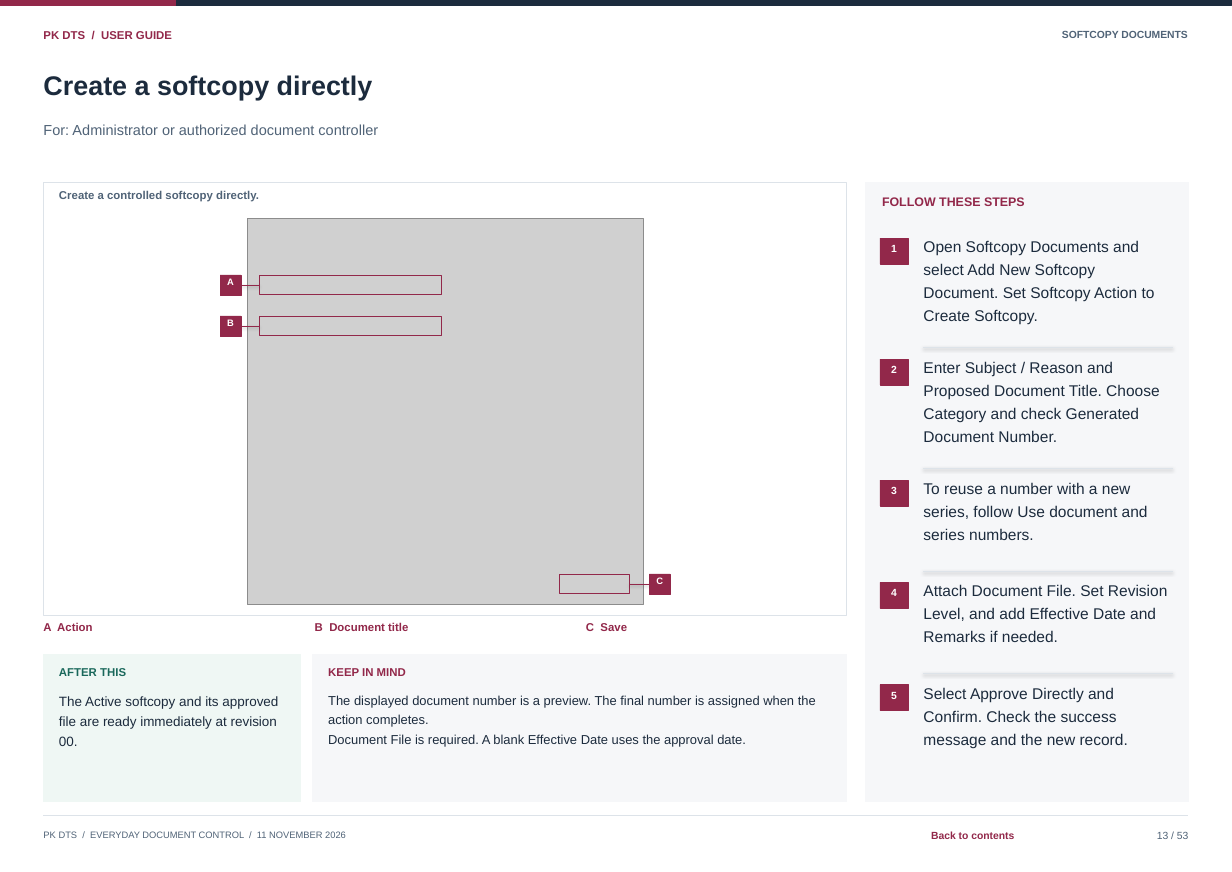
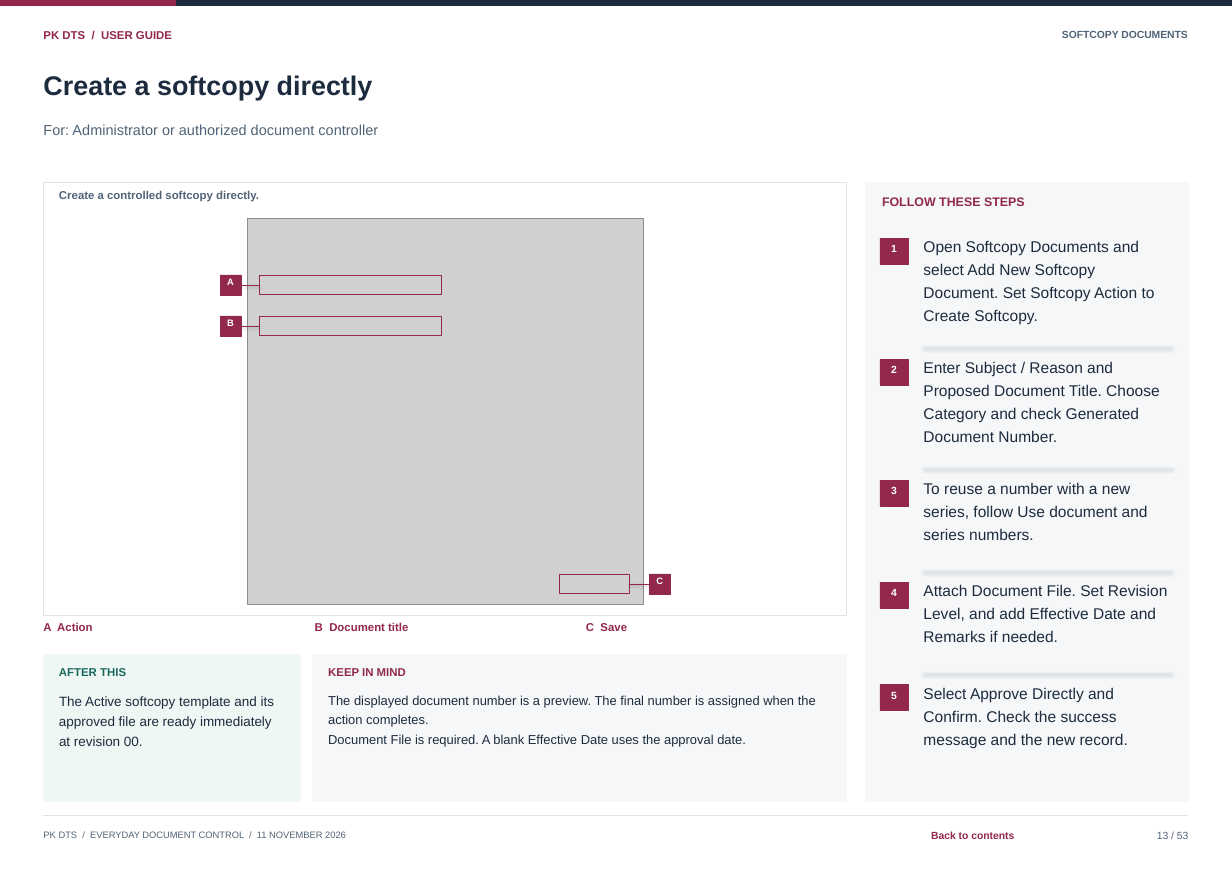
Before and after one commit to curib123/pk_document_tracking_system, a slide deck: slide 13 of docs/system-documentation/PK_DTS_User_Guide.pptx. Drawn at 1232x872 pixels with LibreOffice and Linux fonts; fonts in the diff are those of the drawing; grey boxes stand for pictures. Boxes give left, top, right and bottom in pixels: in the first picture for what was removed or moved away, otherwise in the second. Text is boxed around its words. In the diff, an @@ line names an element or a change of style, - is before the commit and + after.

Commit message:
add pan and zooms in out in fullscreen softcopy and update documents

```diff
--- a/docs/system-documentation/PK_DTS_User_Guide.pptx
+++ b/docs/system-documentation/PK_DTS_User_Guide.pptx
@@ text at (59,696,274,709): text changed @@
-The Active softcopy and its approved
+The Active softcopy template and its
@@ text at (59,716,272,729): text changed @@
-file are ready immediately at revision
+approved file are ready immediately
@@ text at (59,736,143,746): text changed @@
-00.
+at revision 00.
```
Also in this commit, not shown: 9 other slides changed, 14 other files.
